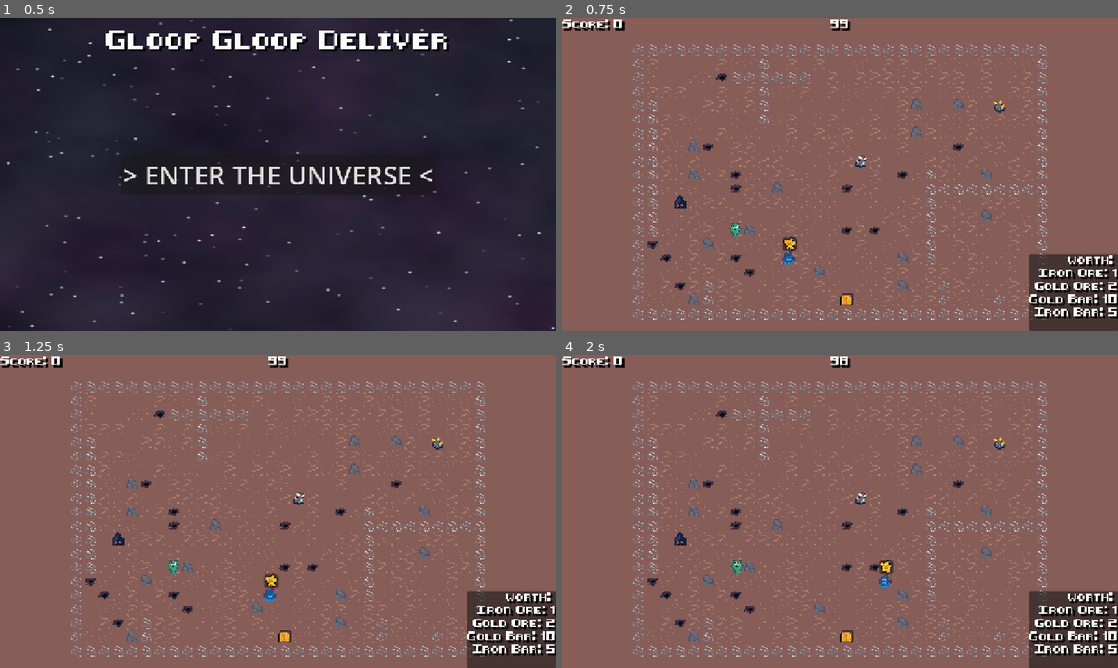
Above: before the commit, frames 1-4 (two rows, left to right).
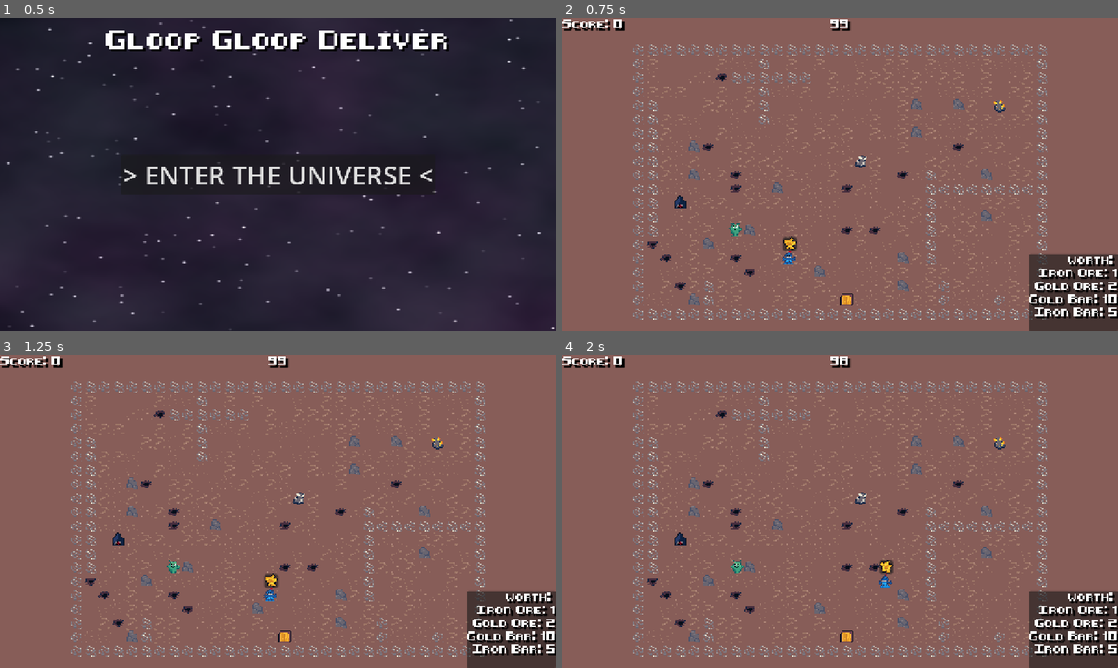
Above: after the commit, the same moments.

Repository: GameAISchool2026members/GloopGloopDelivery
Game: Godot game, scene res://menu/menu.tscn
The game is run twice, just before and just after one commit, with the same random seed, the same clock (stepped at 60 frames per second) and the same inputs.
Inputs (mouse positions are in pixels of both pictures, inside the frame that each line leads up to):
- Up to frame 1 (0.5 s): no input
- Up to frame 2 (0.75 s): click "> ENTER THE UNIVERSE <" at 0.5 s
- Up to frame 3 (1.25 s): no input
- Up to frame 4 (2 s): move the mouse to (962, 495) at 1.27 s; hold D (right) from 1.28 s (still down); tap Space (interact) at 1.35 s; click (962, 495) at 1.42 s

Frame 1 is identical in both runs. In frame 2, less than 0.1% of the frame differs, in the area x 39-42%, y 74-79%; in frame 3, less than 0.1%, in the area x 30-50%, y 65-79%; in frame 4, less than 0.1%.

Commit message:
idle animations

Diff:
--- a/players/human/human_player.tscn
+++ b/players/human/human_player.tscn
@@ -2,6 +2,28 @@
 
 [ext_resource type="Script" uid="uid://dc8r7nh06fld6" path="res://players/human/human_player.gd" id="1_onrkg"]
 [ext_resource type="Texture2D" uid="uid://kw5302i5rm6m" path="res://players/human/human.png" id="2_a70vh"]
+
+[sub_resource type="AtlasTexture" id="AtlasTexture_a70vh"]
+atlas = ExtResource("2_a70vh")
+region = Rect2(0, 0, 16, 16)
+
+[sub_resource type="AtlasTexture" id="AtlasTexture_5vri4"]
+atlas = ExtResource("2_a70vh")
+region = Rect2(16, 0, 16, 16)
+
+[sub_resource type="SpriteFrames" id="SpriteFrames_hq52f"]
+animations = [{
+"frames": [{
+"duration": 1.0,
+"texture": SubResource("AtlasTexture_a70vh")
+}, {
+"duration": 1.0,
+"texture": SubResource("AtlasTexture_5vri4")
+}],
+"loop": true,
+"name": &"default",
+"speed": 5.0
+}]
 
 [sub_resource type="CircleShape2D" id="CircleShape2D_onrkg"]
 radius = 6.0
@@ -13,8 +35,9 @@
 collision_layer = 2
 script = ExtResource("1_onrkg")
 
-[node name="Sprite2D" type="Sprite2D" parent="." unique_id=570997104]
-texture = ExtResource("2_a70vh")
+[node name="Sprite2D" type="AnimatedSprite2D" parent="." unique_id=1152814758]
+sprite_frames = SubResource("SpriteFrames_hq52f")
+autoplay = "default"
 
 [node name="CollisionShape2D" type="CollisionShape2D" parent="." unique_id=1796559021]
 shape = SubResource("CircleShape2D_onrkg")
--- a/players/robot/robot_player.tscn
+++ b/players/robot/robot_player.tscn
@@ -4,6 +4,28 @@
 [ext_resource type="PackedScene" uid="uid://dt2lp7yqcv0wo" path="res://players/robot/policy_predictor.tscn" id="2_53jri"]
 [ext_resource type="Texture2D" uid="uid://bpvjos7c7iwtw" path="res://players/robot/robot.png" id="3_gcp5k"]
 [ext_resource type="Texture2D" uid="uid://d22mwy3mcvvf6" path="res://items/gold_ore/gold_ore.png" id="4_xxa81"]
+
+[sub_resource type="AtlasTexture" id="AtlasTexture_xxa81"]
+atlas = ExtResource("3_gcp5k")
+region = Rect2(0, 0, 16, 16)
+
+[sub_resource type="AtlasTexture" id="AtlasTexture_y050i"]
+atlas = ExtResource("3_gcp5k")
+region = Rect2(16, 0, 16, 16)
+
+[sub_resource type="SpriteFrames" id="SpriteFrames_nvhv3"]
+animations = [{
+"frames": [{
+"duration": 1.0,
+"texture": SubResource("AtlasTexture_xxa81")
+}, {
+"duration": 1.0,
+"texture": SubResource("AtlasTexture_y050i")
+}],
+"loop": true,
+"name": &"default",
+"speed": 5.0
+}]
 
 [sub_resource type="RectangleShape2D" id="RectangleShape2D_p7nr7"]
 size = Vector2(8, 8)
@@ -18,8 +40,10 @@
 
 [node name="PolicyPredictor" parent="." unique_id=1970150874 instance=ExtResource("2_53jri")]
 
-[node name="Sprite2D" type="Sprite2D" parent="." unique_id=6830948]
-texture = ExtResource("3_gcp5k")
+[node name="Sprite2D" type="AnimatedSprite2D" parent="." unique_id=1942225351]
+sprite_frames = SubResource("SpriteFrames_nvhv3")
+autoplay = "default"
+frame_progress = 0.3976477
 
 [node name="CollisionShape2D" type="CollisionShape2D" parent="." unique_id=79676028]
 shape = SubResource("RectangleShape2D_p7nr7")
Binary file changed: players/human/human.png
Binary file changed: players/robot/robot.png
